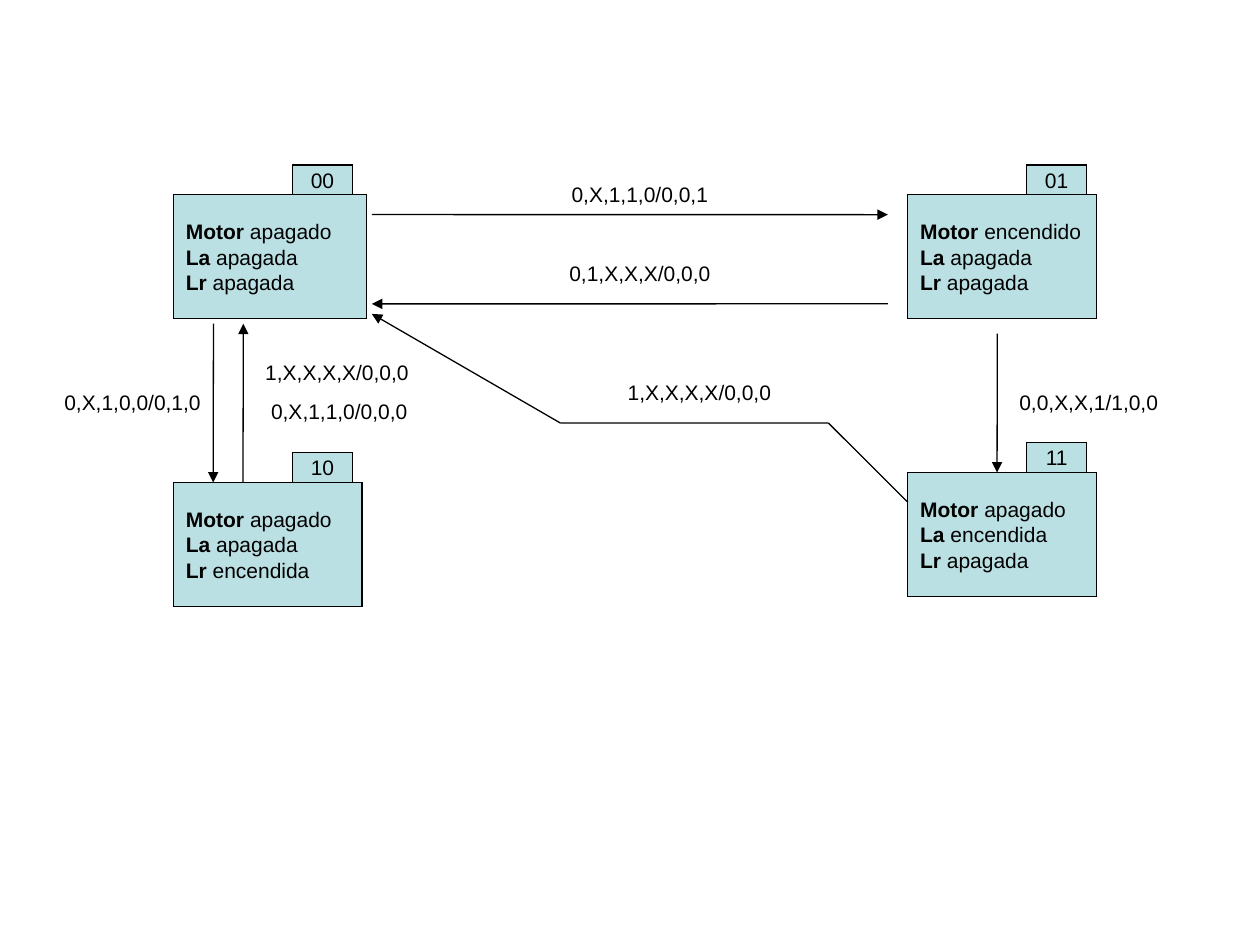
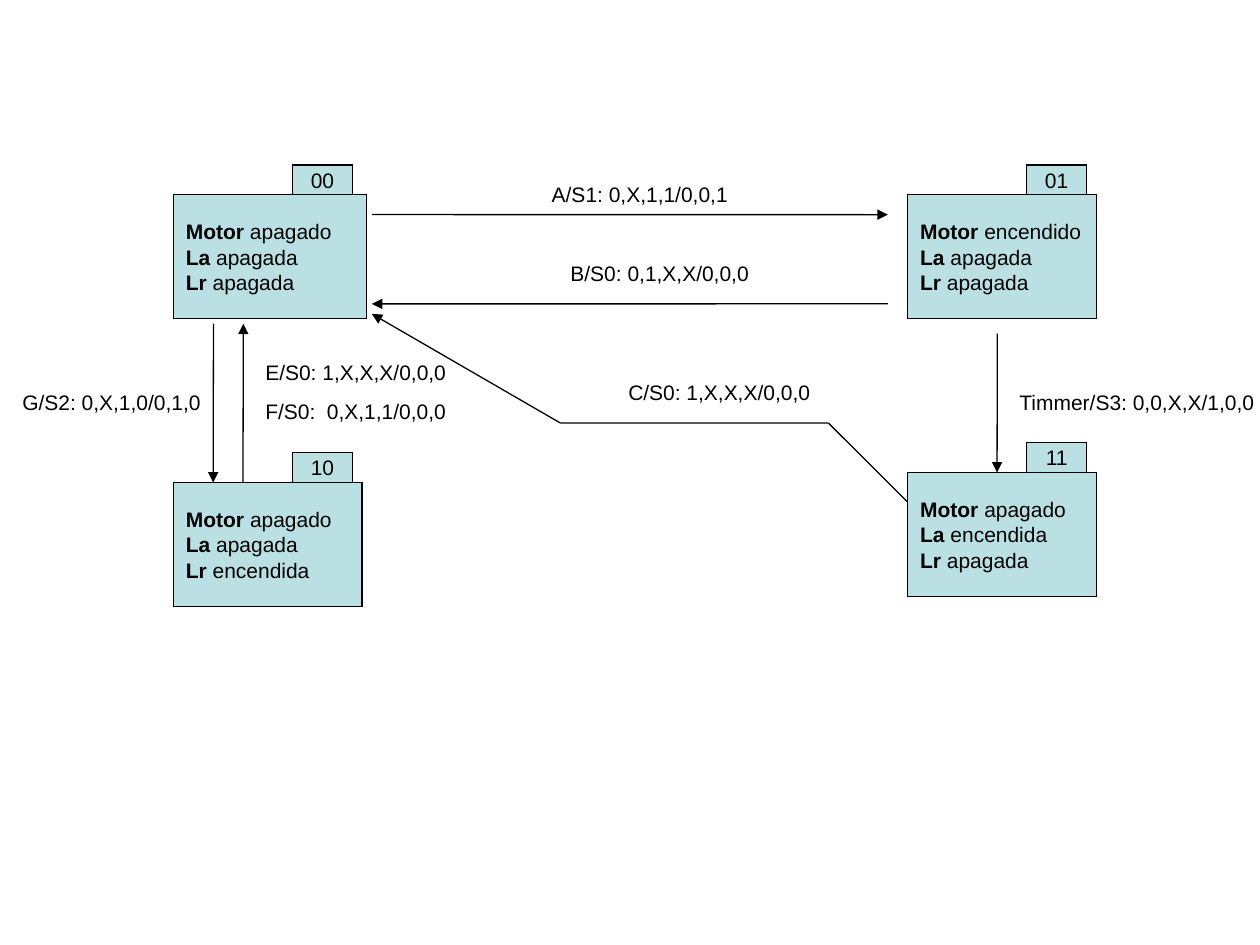
Before and after one commit to malwarezoo/estructuradelcomputador-6670, a slide deck: slide 2 of TP - Desarrollo - 1er cuat 2011/Version Cableada/Diagramas TPNº1.ppt. Drawn at 1260x945 pixels with LibreOffice and Linux fonts; fonts in the diff are those of the drawing. Boxes give left, top, right and bottom in pixels: in the first picture for what was removed or moved away, otherwise in the second. Text is boxed around its words. In the diff, an @@ line names an element or a change of style, - is before the commit and + after.

```diff
--- a/TP - Desarrollo - 1er cuat 2011/Version Cableada/Diagramas TPNº1.ppt
+++ b/TP - Desarrollo - 1er cuat 2011/Version Cableada/Diagramas TPNº1.ppt
@@ text at <box>552,186,728,205</box>: text changed @@
-0,X,1,1,0/0,0,1
+A/S1: 0,X,1,1/0,0,1
@@ text at <box>570,265,749,284</box>: text changed @@
-0,1,X,X,X/0,0,0
+B/S0: 0,1,X,X/0,0,0
@@ text at <box>265,364,446,422</box>: text changed @@
-1,X,X,X,X/0,0,0
-0,X,1,1,0/0,0,0
+E/S0: 1,X,X,X/0,0,0
+F/S0: 0,X,1,1/0,0,0
@@ text at <box>628,384,810,403</box>: text changed @@
-1,X,X,X,X/0,0,0
+C/S0: 1,X,X,X/0,0,0
@@ text at <box>22,394,201,413</box>: text changed @@
-0,X,1,0,0/0,1,0
+G/S2: 0,X,1,0/0,1,0
@@ text at <box>1019,394,1254,413</box>: text changed @@
-0,0,X,X,1/1,0,0
+Timmer/S3: 0,0,X,X/1,0,0
```
Also in this commit, not shown: 9 other files.
